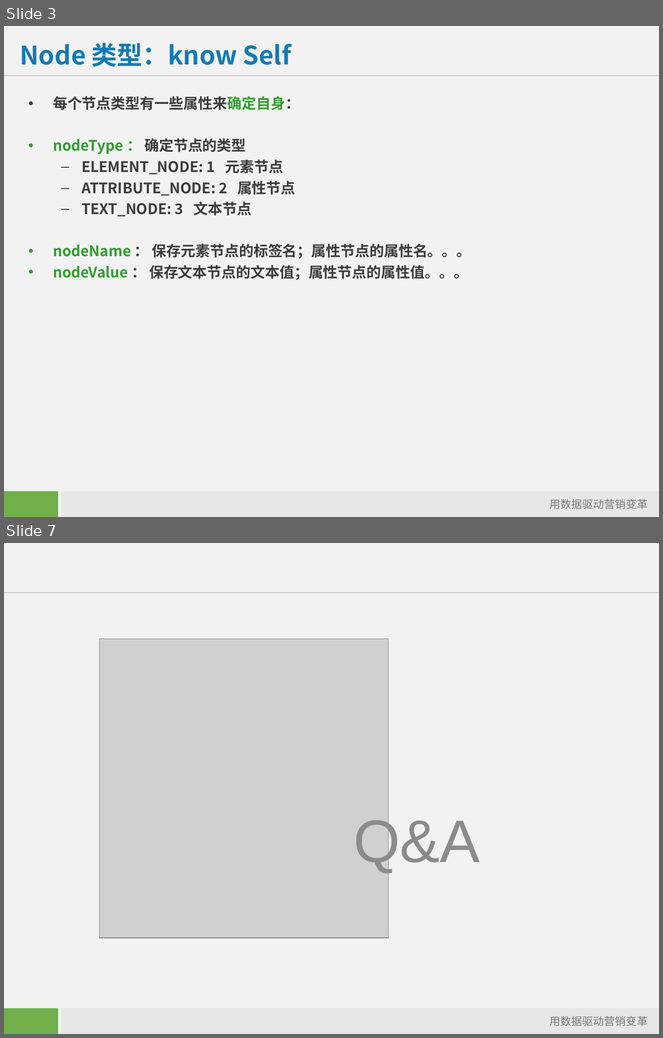
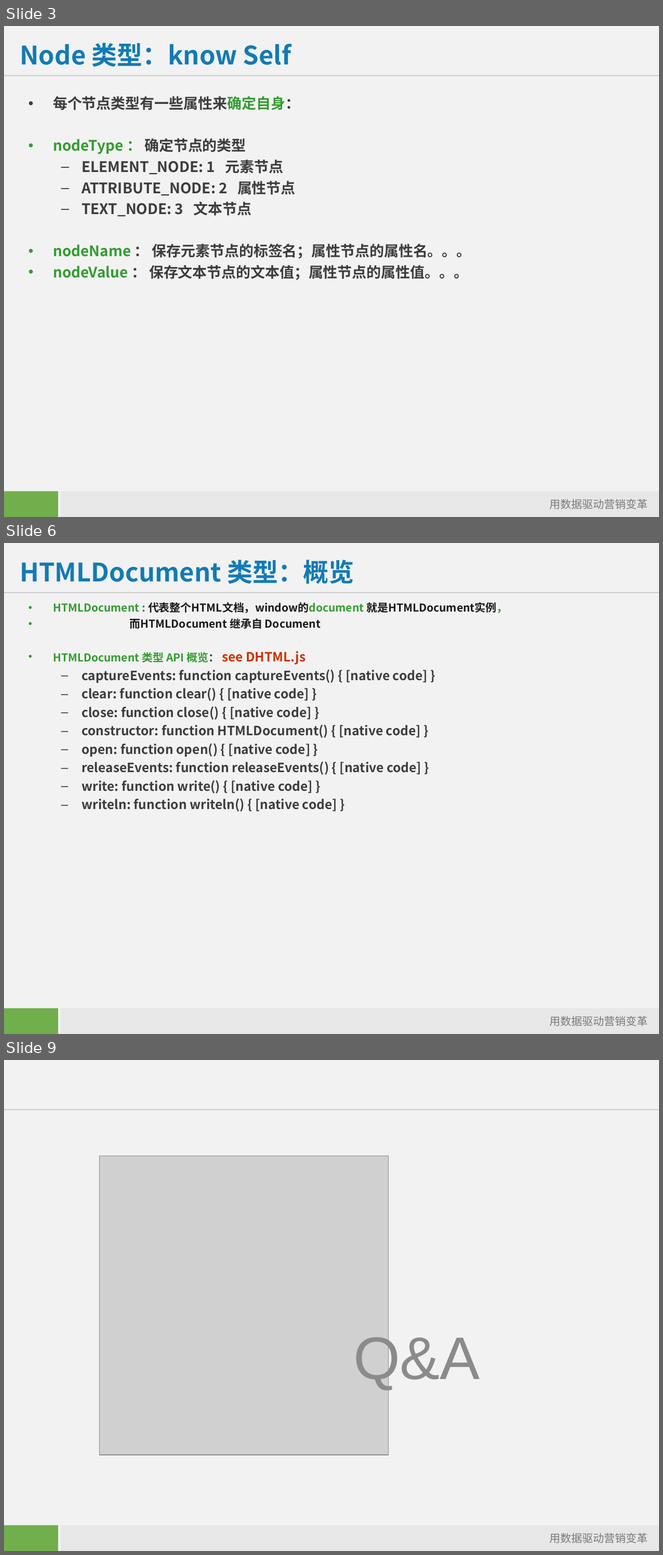
Before and after one commit to starzou/dom-edge, a slide deck: doc/DOM及其应用-DOM-API详解.ppt. Shown one above the other, each under a label of ours: slides 3 and 7 before the commit, slides 3, 6 and 9 after it; the slides between them are not shown. The pictures are 663x1038 and 663x1555 pixels, drawn with LibreOffice and Linux fonts; fonts in the diff are those of the drawing; grey boxes stand for pictures; background and template pictures are left out. Boxes give left, top, right and bottom in pixels: in the first picture for what was removed or moved away, otherwise in the second. Text is boxed around its words. In the diff, an @@ line names an element or a change of style, - is before the commit and + after.

Commit message:
add HTMLDocument

```diff
--- a/doc/DOM及其应用-DOM-API详解.ppt
+++ b/doc/DOM及其应用-DOM-API详解.ppt
@@ slide 6 added at [4, 543, 659, 1034], background #F2F2F2; not listed: 4 template elements that a slide beside it also shows @@
@@ title added at [20, 560, 354, 584], 28 pt, text #127BB4, bold @@
+HTMLDocument 类型：概览
@@ text added at [53, 602, 507, 812], 14 pt, text #3C3C3C, bold @@
+• HTMLDocument : 代表整个HTML文档，window的document 就是HTMLDocument实例，
+• 而HTMLDocument 继承自 Document
+• HTMLDocument 类型 API 概览： see DHTML.js
+  – captureEvents: function captureEvents() { [native code] }
+  – clear: function clear() { [native code] }
+  – close: function close() { [native code] }
+  – constructor: function HTMLDocument() { [native code] }
+  – open: function open() { [native code] }
+  – releaseEvents: function releaseEvents() { [native code] }
+  – write: function write() { [native code] }
+  – writeln: function writeln() { [native code] }
@@ what was slide 7 is now slide 9 @@
```
Also in this commit, not shown: 3 slides changed, 1 other slide added, 5 other files.
